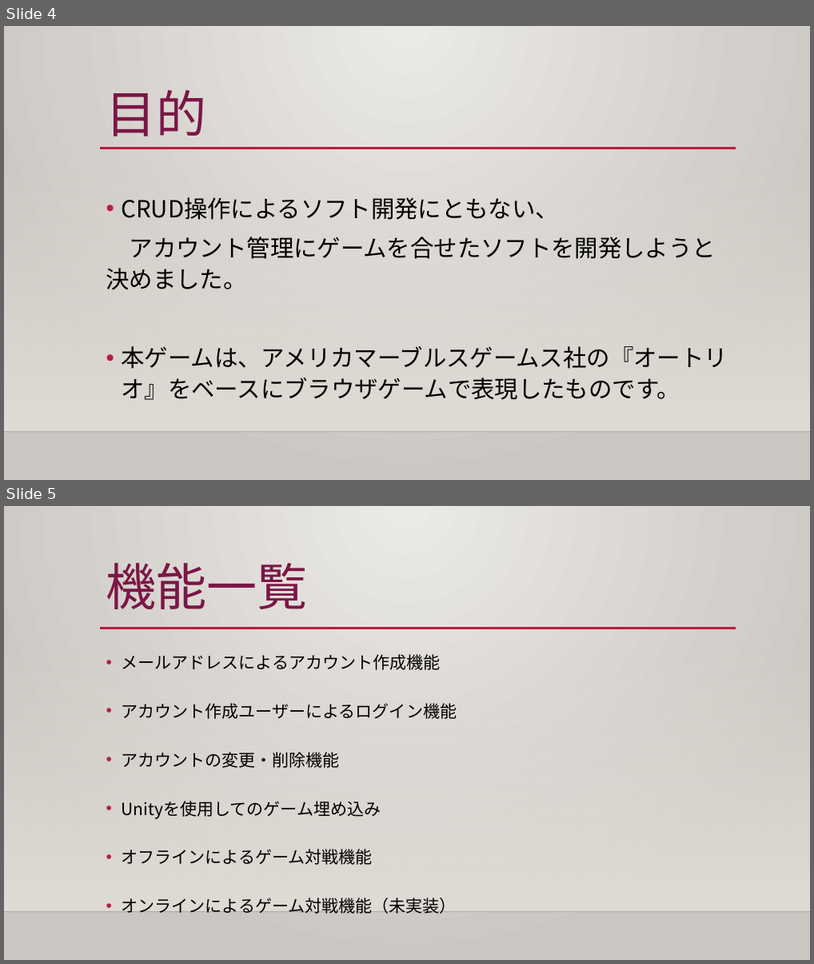
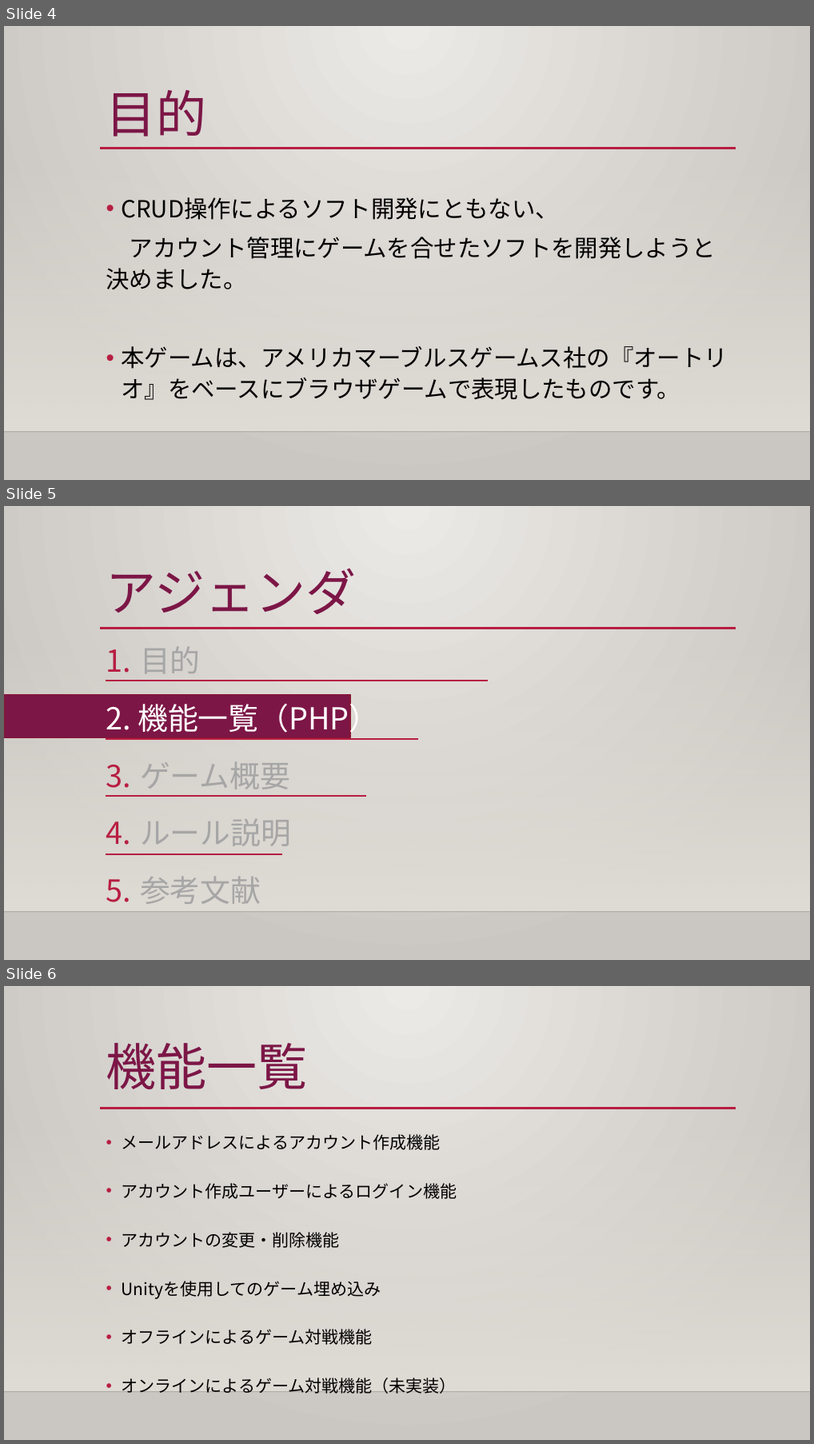
Before and after one commit to ivy239001/threerings, a slide deck: ThreeRings.pptx. Shown one above the other, each under a label of ours: slides 4 and 5 before the commit, slides 4, 5 and 6 after it. The pictures are 814x964 and 814x1444 pixels, drawn with LibreOffice and Linux fonts; fonts in the diff are those of the drawing; background and template pictures are left out. Boxes give left, top, right and bottom in pixels: in the first picture for what was removed or moved away, otherwise in the second. Text is boxed around its words. In the diff, an @@ line names an element or a change of style, - is before the commit and + after.

```diff
--- a/ThreeRings.pptx
+++ b/ThreeRings.pptx
@@ slide 5 added at box(4, 506, 810, 960), background gradient #ECEAE7 to #CAC7C1; not listed: 3 template elements that a slide beside it also shows @@
@@ title added at box(106, 568, 357, 614), 60 pt, text #7C1646 @@
+アジェンダ
@@ text added at box(140, 647, 291, 904), 36 pt, text #A6A6A6 @@
+1. 目的
+2. ゲーム概要
+3. ルール説明
+4. 参考文献
@@ rectangle added at box(4, 694, 350, 738), fill #7C1646, outline #871631 1.25 pt @@
@@ line added from (106, 680) to (488, 680), #B71E42 2.25 pt @@
@@ text added at box(106, 698, 379, 737), 36 pt, text #FFFFFF @@
+2. 機能一覧（PHP）
@@ line added from (106, 739) to (418, 739), #B71E42 2.25 pt @@
@@ line added from (106, 796) to (366, 796), #B71E42 2.25 pt @@
@@ line added from (106, 854) to (282, 854), #B71E42 2.25 pt @@
@@ what was slide 5 is now slide 6 @@
```
Also in this commit, not shown: 1 slide changed, 2 other slides added, 1 other file.
